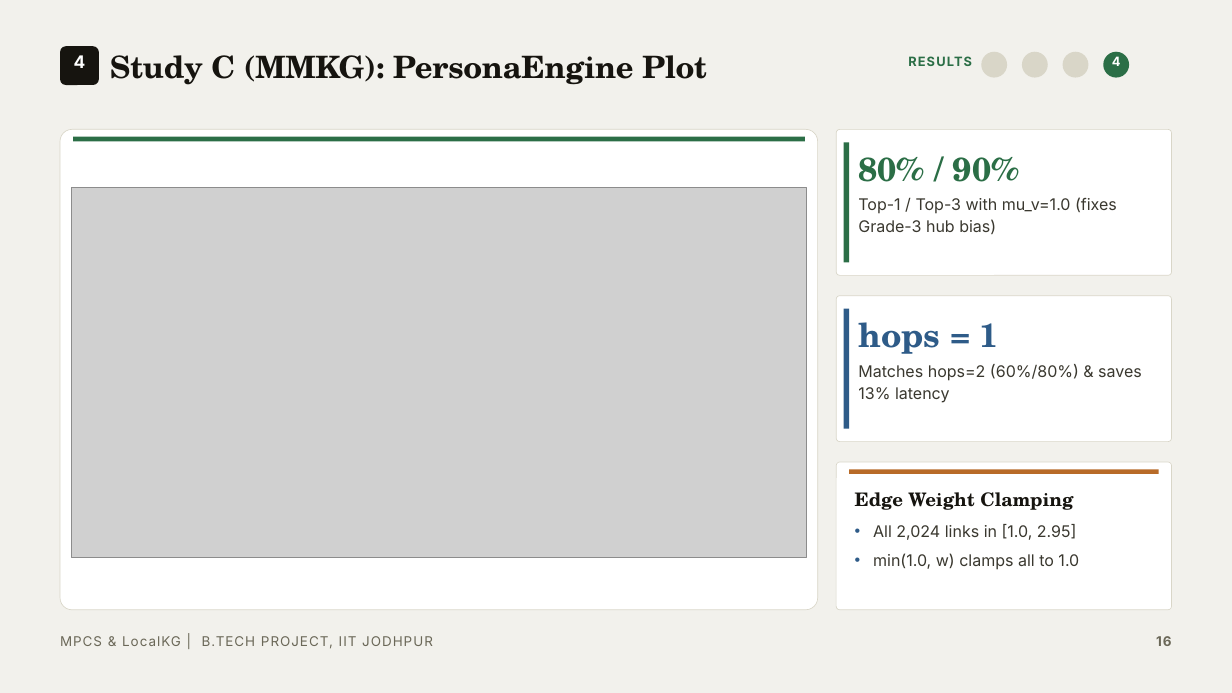
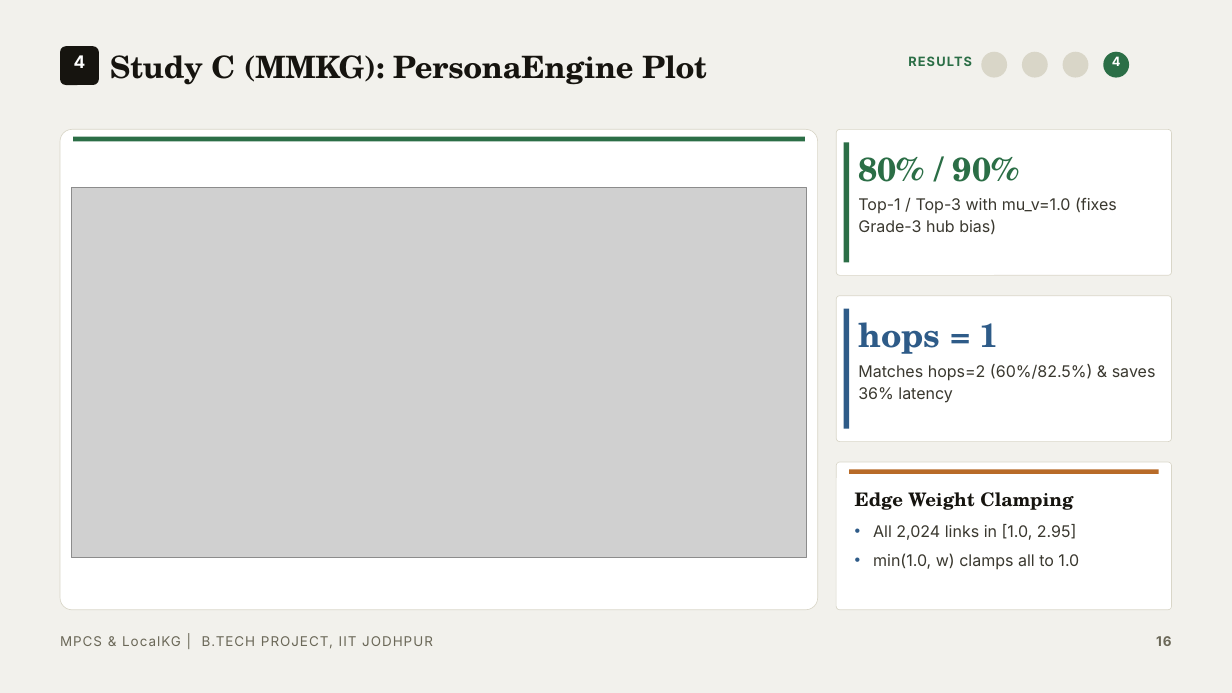
Before and after one commit to AurindumBanerjee/MPCS, a slide deck: slide 16 of report/PPT/BTP_PPT_Clean.pptx. Drawn at 1232x693 pixels with LibreOffice and Linux fonts; fonts in the diff are those of the drawing; grey boxes stand for pictures. Boxes give left, top, right and bottom in pixels: in the first picture for what was removed or moved away, otherwise in the second. Text is boxed around its words. In the diff, an @@ line names an element or a change of style, - is before the commit and + after.

```diff
--- a/report/PPT/BTP_PPT_Clean.pptx
+++ b/report/PPT/BTP_PPT_Clean.pptx
@@ text at <box>858,364,1156,403</box>: text changed @@
-Matches hops=2 (60%/80%) & saves 13% latency
+Matches hops=2 (60%/82.5%) & saves 36% latency
```
Also in this commit, not shown: 5 other slides changed, 3 other files.
